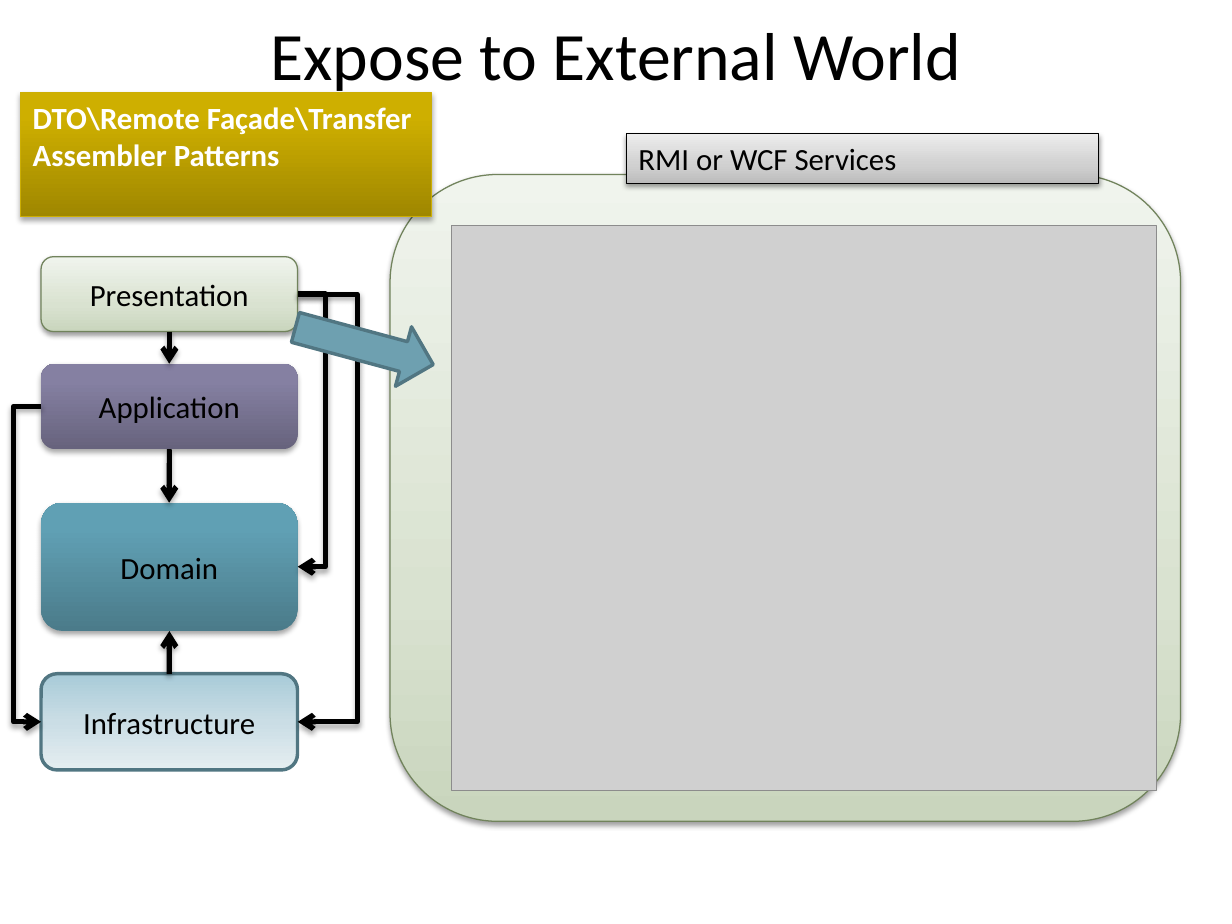
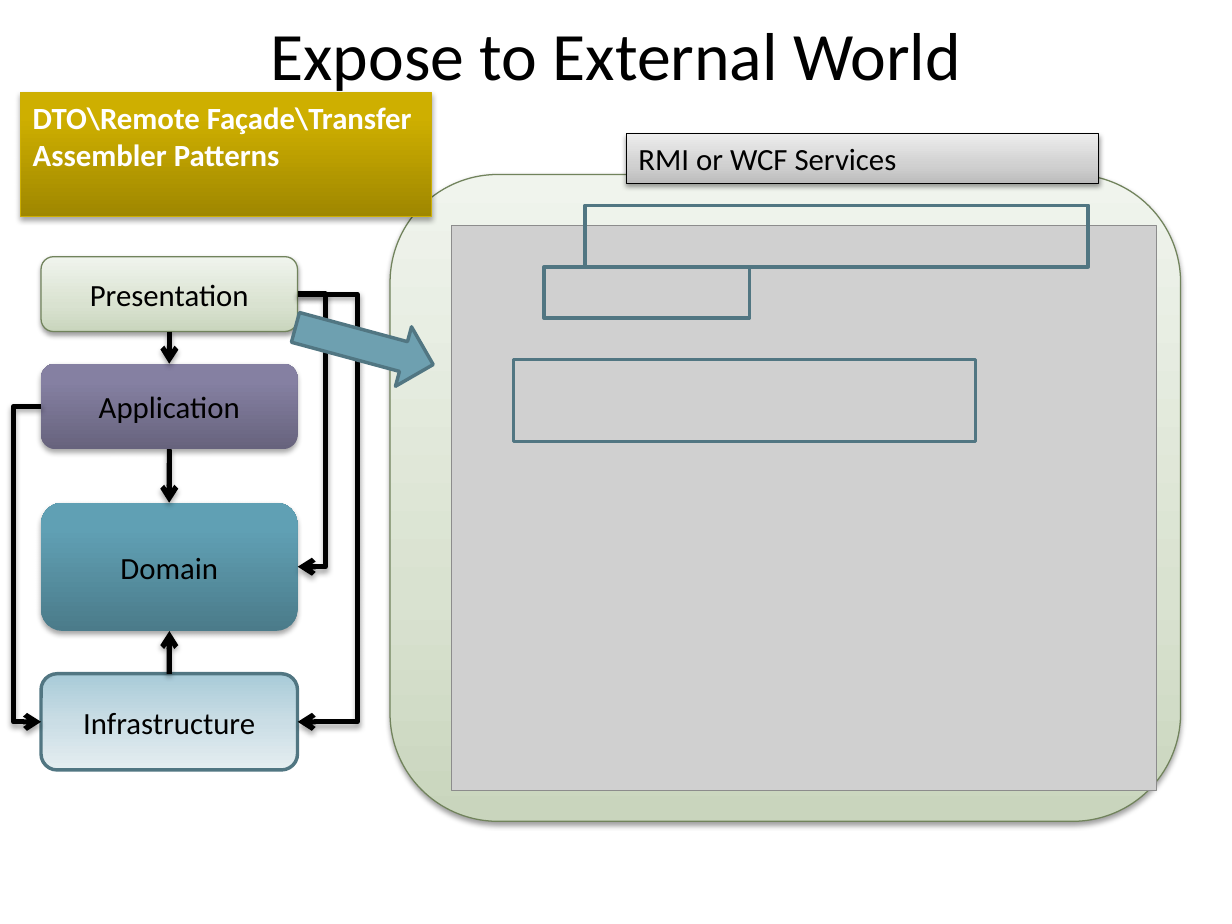
Before and after one commit to arturtv/dddpresentation, a slide deck: slide 47 of Domain-DrivenDesign.A.Trosin.pptx. Drawn at 1232x924 pixels with LibreOffice and Linux fonts; fonts in the diff are those of the drawing; grey boxes stand for pictures. Boxes give left, top, right and bottom in pixels: in the first picture for what was removed or moved away, otherwise in the second. Text is boxed around its words. In the diff, an @@ line names an element or a change of style, - is before the commit and + after.

```diff
--- a/Domain-DrivenDesign.A.Trosin.pptx
+++ b/Domain-DrivenDesign.A.Trosin.pptx
@@ rectangle added at [585, 206, 1088, 267], outline #517682 2 pt @@
@@ rectangle added at [545, 267, 750, 319], outline #517682 2 pt @@
@@ rectangle added at [514, 360, 976, 442], outline #517682 2 pt @@
```
Also in this commit, not shown: 5 other slides changed.
